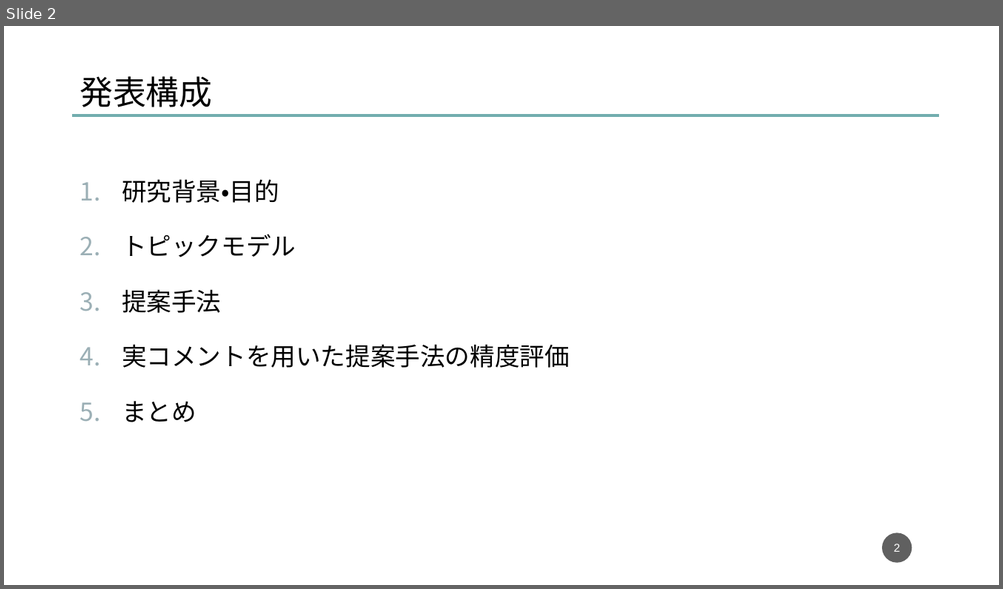
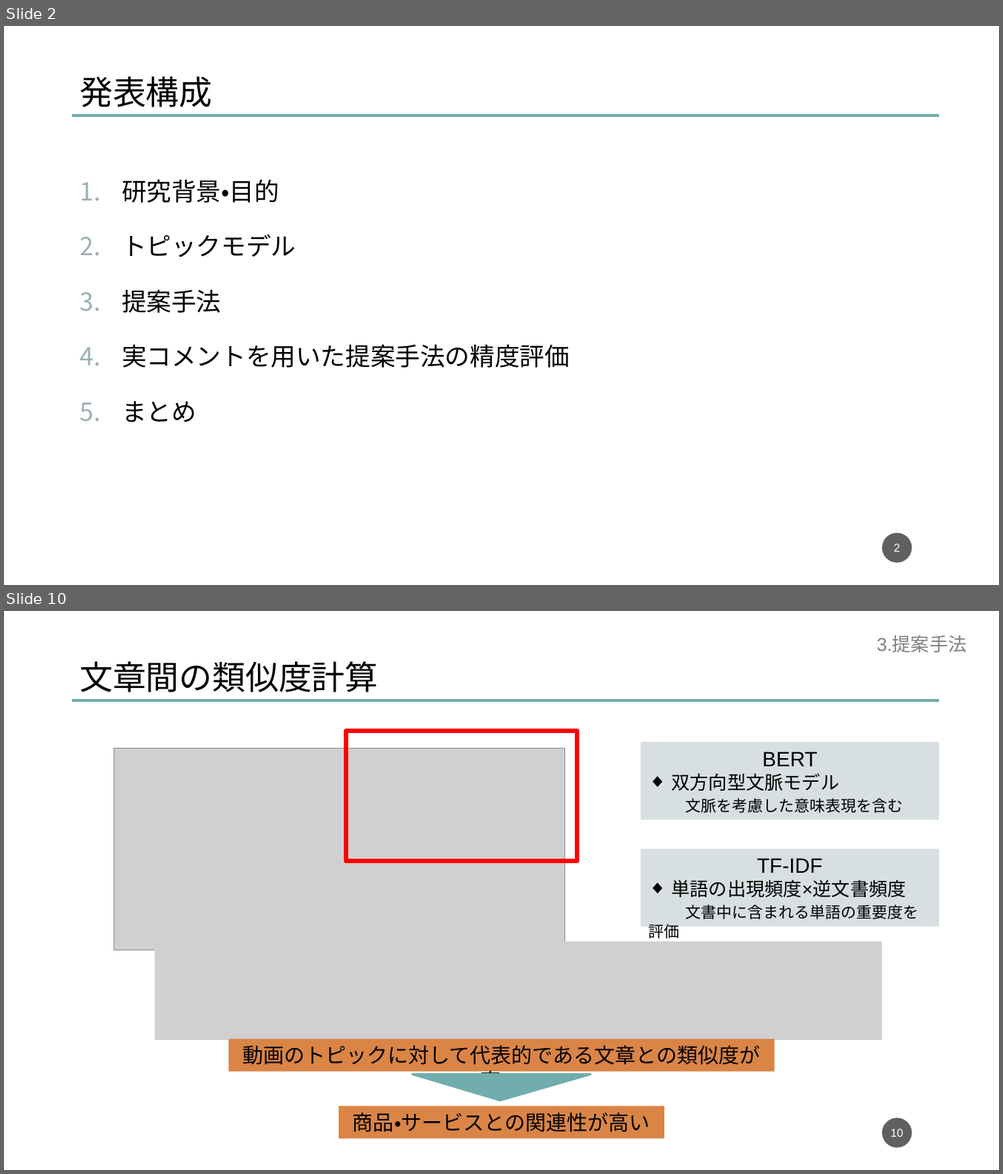
Before and after one commit to dora937nishikori/investigation, a slide deck: 修論/修論発表資料.pptx. Shown one above the other, each under a label of ours: slide 2 before the commit, slides 2 and 10 after it; the slides between them are not shown. The pictures are 1003x589 and 1003x1174 pixels, drawn with LibreOffice and Linux fonts; fonts in the diff are those of the drawing; grey boxes stand for pictures. Boxes give left, top, right and bottom in pixels: in the first picture for what was removed or moved away, otherwise in the second. Text is boxed around its words. In the diff, an @@ line names an element or a change of style, - is before the commit and + after.

```diff
--- a/修論/修論発表資料.pptx
+++ b/修論/修論発表資料.pptx
@@ slide 10 added at bbox=[4, 611, 999, 1170], background #FFFFFF @@
@@ text added at bbox=[876, 636, 967, 652], 18 pt, text #808080 @@
+3.提案手法
@@ text added at bbox=[79, 661, 378, 692], 32 pt, text #000000 @@
+文章間の類似度計算
@@ line added from (73, 701) to (939, 701), #72ADAE 3 pt @@
@@ rectangle added at bbox=[346, 731, 576, 862], outline #FF0000 4.5 pt @@
@@ rectangle added at bbox=[640, 742, 939, 820], fill #D7DFE1, 15 pt, text #000000 @@
+BERT
+◆ 双方向型文脈モデル
+文脈を考慮した意味表現を含む
@@ picture added at bbox=[114, 749, 565, 950] @@
@@ rectangle added at bbox=[640, 849, 939, 926], fill #D7DFE1, 15 pt, text #000000 @@
+TF-IDF
+◆ 単語の出現頻度×逆文書頻度
+文書中に含まれる単語の重要度を評価
@@ picture added at bbox=[155, 942, 882, 1040] @@
@@ rectangle added at bbox=[228, 1039, 775, 1072], fill #DA8546, 20 pt, text #000000 @@
+動画のトピックに対して代表的である文章との類似度が高い
@@ triangle added at bbox=[412, 1074, 590, 1100], fill #72ADAE, outline #72ADAE 2 pt @@
@@ rectangle added at bbox=[338, 1106, 663, 1139], fill #DA8546, 20 pt, text #000000 @@
+商品・サービスとの関連性が高い
@@ page number added at bbox=[882, 1119, 912, 1148], fill #1D1D1D at 70% opacity, 11 pt, text #FFFFFF @@
+10
```
Also in this commit, not shown: 6 slides changed, 7 other slides added, 2 slides removed, 7 other files.
